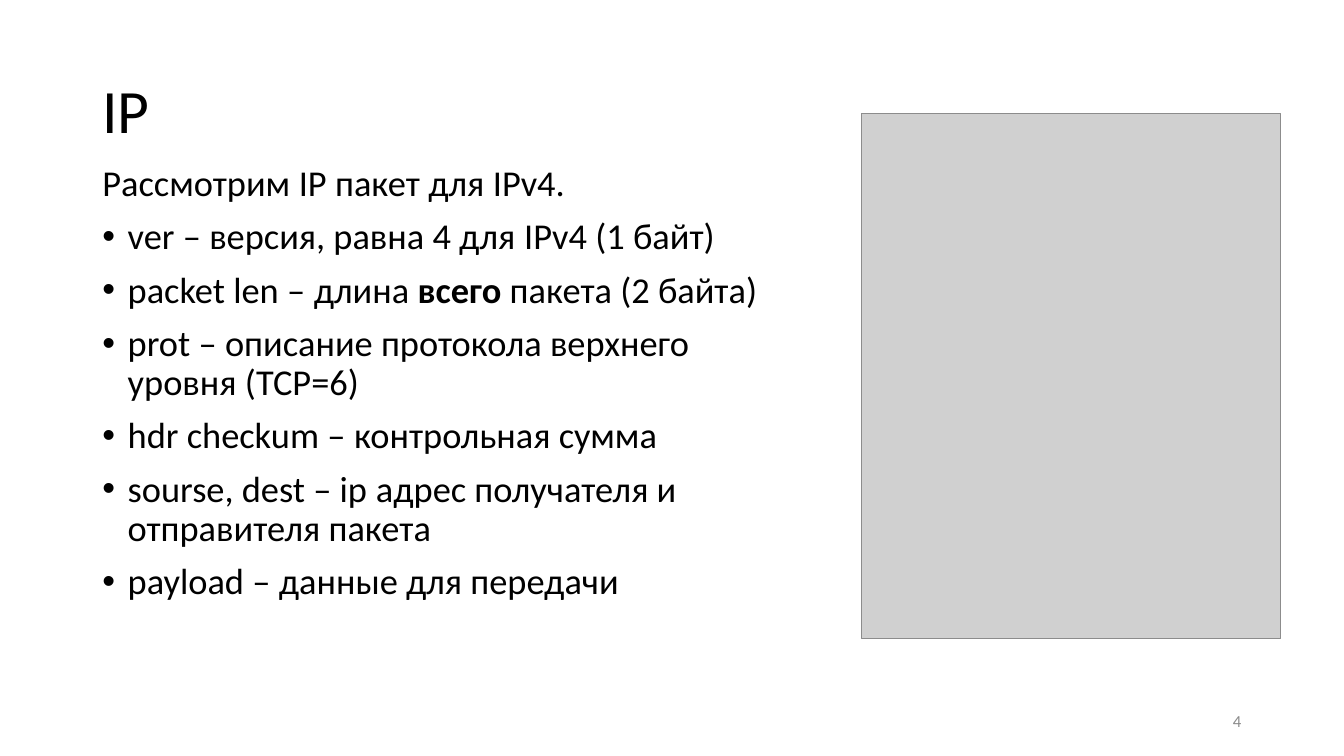
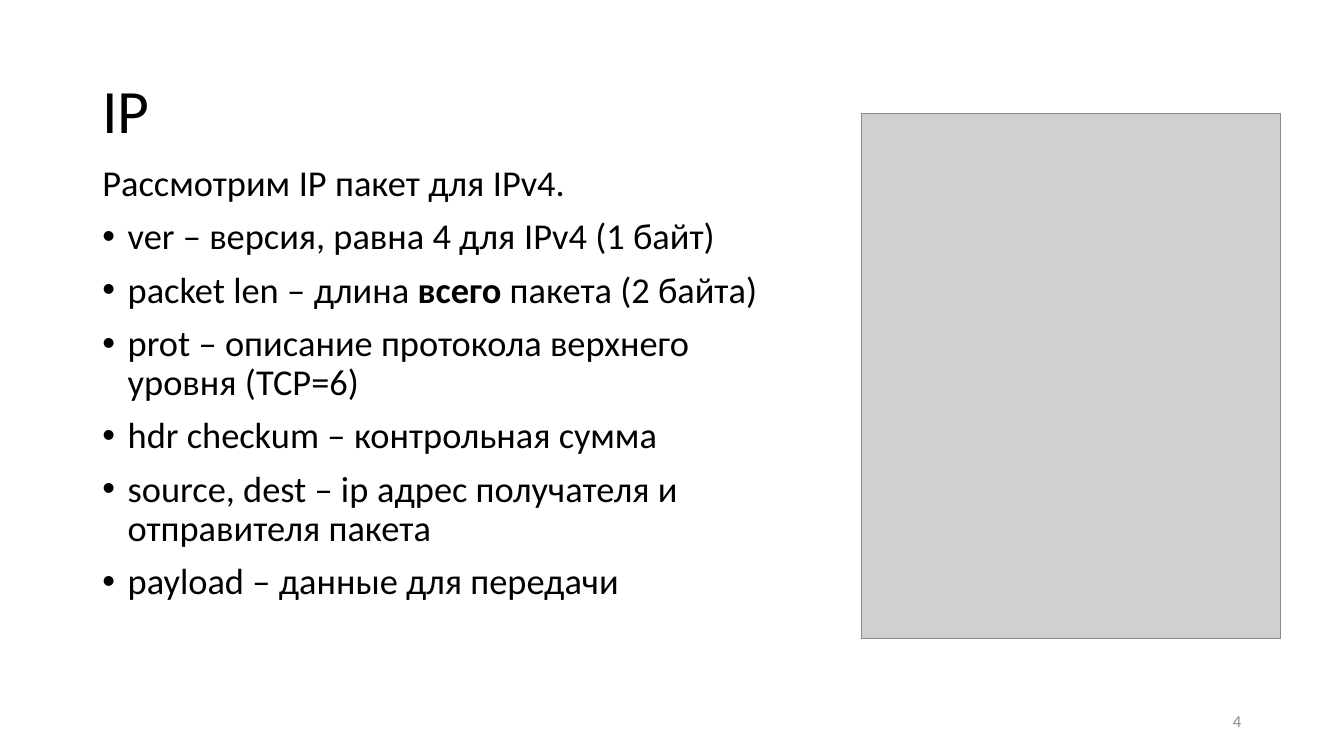
Before and after one commit to GeorgyFirsov-s-forks/CryptoLectures, a slide deck: slide 4 of Lectures/Lecture13.pptx. Drawn at 1344x756 pixels with LibreOffice and Linux fonts; fonts in the diff are those of the drawing; grey boxes stand for pictures. Boxes give left, top, right and bottom in pixels: in the first picture for what was removed or moved away, otherwise in the second. Text is boxed around its words. In the diff, an @@ line names an element or a change of style, - is before the commit and + after.

```diff
--- a/Lectures/Lecture13.pptx
+++ b/Lectures/Lecture13.pptx
@@ text at (x1=128, y1=476, x2=678, y2=547): text changed @@
-• sourse, dest – ip адрес получателя и отправителя пакета
+• source, dest – ip адрес получателя и отправителя пакета
```
Also in this commit, not shown: 1 other slide changed, 5 other files.
